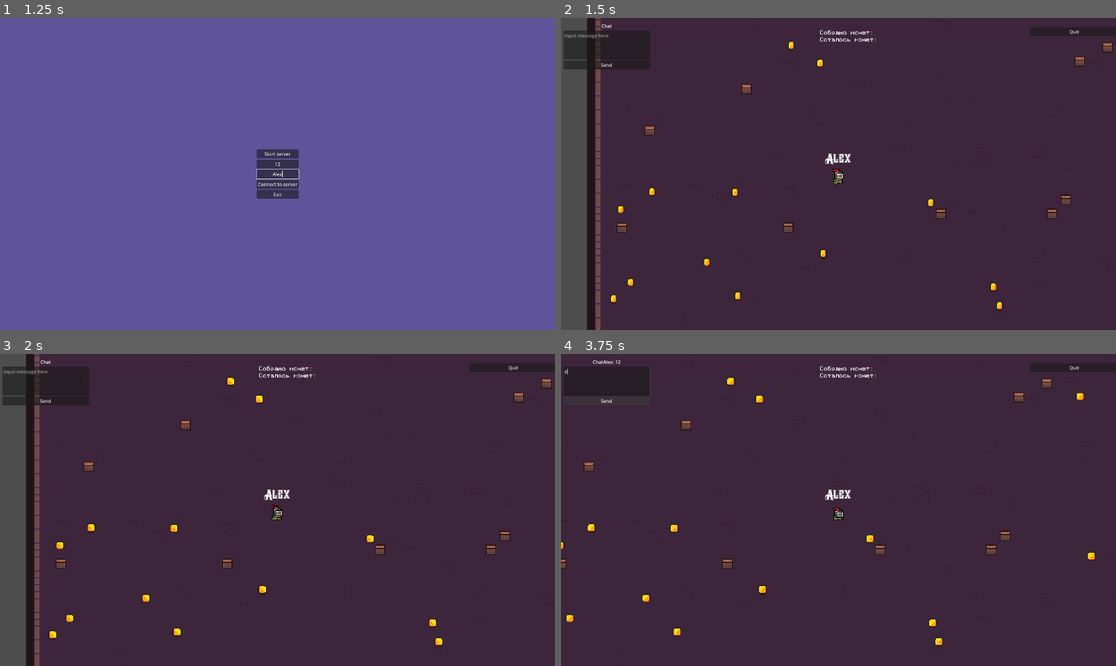
Above: before the commit, frames 1-4 (two rows, left to right).
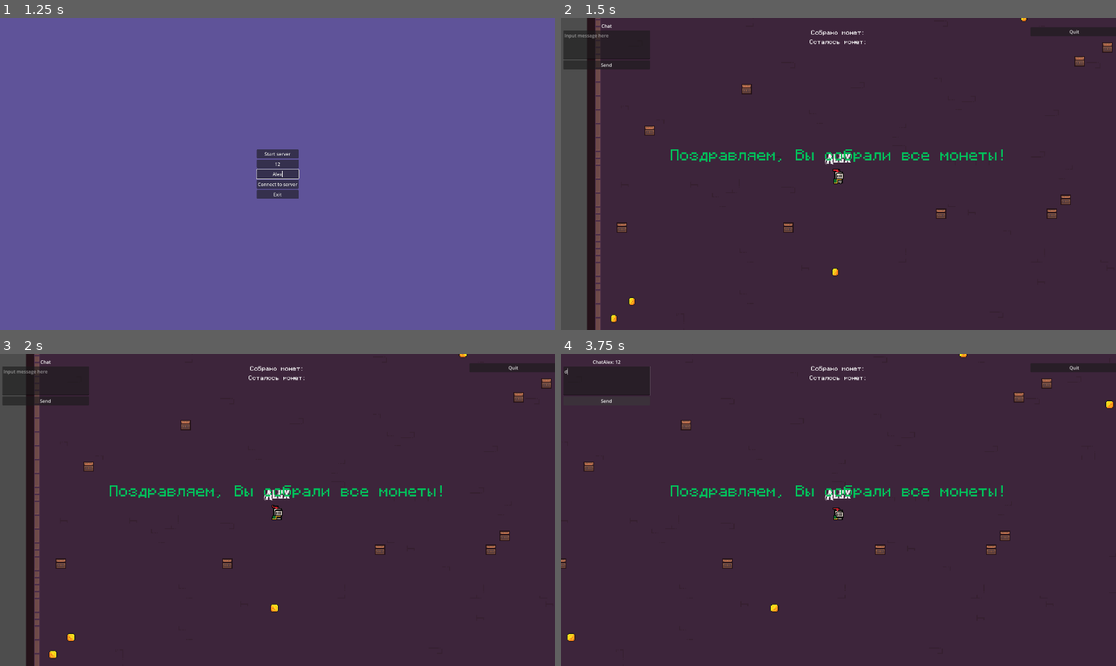
Above: after the commit, the same moments.

Repository: alnikyur/net_sandbox
Game: Godot game, scene res://scenes/ui/main_ui.tscn
Same seed, same stepped clock (60 frames per second), same inputs: the game is played once before the commit and once after it. Sound files missing from this copy of the repository are replaced by a short silence.
Inputs (mouse positions are in pixels of both pictures, inside the frame that each line leads up to):
- Up to frame 1 (1.25 s): click (277, 164) at 0.52 s; type "12" at 0.6 s; click (277, 174) at 0.75 s; type "Alex" at 0.83 s
- Up to frame 2 (1.5 s): click "Start server" at 1.25 s
- Up to frame 3 (2 s): no input
- Up to frame 4 (3.75 s): click (605, 382) at 2.02 s; type "12" at 2.1 s; click "Send" at 2.75 s; tap Enter (ui_accept) at 3.5 s; hold Up (ui_up) from 3.53 s (still down); hold D (D) from 3.53 s (still down)

Frame 1 is identical in both runs. In frame 2, 1.4% of the frame differs, in the area x 8-84%, y 0-98%; in frame 3, 1.6%; in frame 4, 1.6%, in the area x 0-100%, y 0-94%.

Commit message:
Add message all coins are picked

Diff:
--- a/scenes/lobby/lobby.gd
+++ b/scenes/lobby/lobby.gd
@@ -1,8 +1,8 @@
 extends Node2D
 
 @export var coin_scene: PackedScene
-@export var num_coins: int = 100 # Количество монеток
-@export var field_size: Vector2 = Vector2(1800, 1000) # Размер поля
+@export var num_coins: int = 10 # Количество монеток
+@export var field_size: Vector2 = Vector2(1900, 1050) # Размер поля
 
 
 @export var player_scene: PackedScene # Сцена игрока
@@ -183,19 +183,45 @@
 	if not multiplayer.is_server():
 		return  # Монеты создаются только на сервере
 
+	var space_state = get_world_2d().direct_space_state
+	var max_attempts = 10  # Количество попыток поиска свободного места
+
 	for i in range(num_coins):
+		var spawn_position = Vector2.ZERO
+		var attempts = 0
+
+		while attempts < max_attempts:
+			# Генерируем случайную позицию
+			var random_x = randf() * field_size.x
+			var random_y = randf() * field_size.y
+			spawn_position = Vector2(random_x, random_y)
+
+			# Проверяем коллизию в этом месте
+			var query = PhysicsShapeQueryParameters2D.new()
+			query.shape = CircleShape2D.new()
+			query.shape.radius = 8  # Радиус монеты
+			query.transform = Transform2D(0, spawn_position)
+
+			var result = space_state.intersect_shape(query)
+
+			# Если результат пуст, значит, место свободно
+			if result.is_empty():
+				break
+
+			attempts += 1
+
+		# Если удалось найти свободное место, создаем монету
 		var coin = coin_scene.instantiate()
-		var random_x = randf() * field_size.x
-		var random_y = randf() * field_size.y
-		coin.position = Vector2(random_x, random_y)
-
-		# 📌 Передаем монету игроку при подборе
+		coin.position = spawn_position
+
+		# Подключаем сигнал, чтобы сервер мог обработать сбор монеты
 		coin.connect("coin_picked", Callable(self, "_on_coin_picked"))
 
 		add_child(coin)
 		coins.append(coin)
 
 		rpc("spawn_coin", coin.position)
+
 
 
 @rpc("authority", "reliable")
@@ -262,6 +288,11 @@
 	rpc("update_player_score", player_id, player_scores[player_id])
 	rpc("update_coin_count", num_coins)
 
+	# Проверяем, все ли монеты собраны
+	if num_coins == 0:
+		display_message("Все монеты собраны!")
+		rpc("display_message", "Все монеты собраны!")  # Сообщение всем игрокам
+
 	# Обновляем UI на сервере
 	_update_local_ui()
 
@@ -273,6 +304,17 @@
 	if coin:
 		coins.erase(coin)
 		coin.queue_free()
+
+@rpc("any_peer", "reliable")
+func display_message(text: String):
+	print("📢", text)  # Вывод в консоль (для отладки)
+
+	# Проверяем, есть ли UI элемент для отображения сообщений
+	if has_node("CanvasLayer/MessageLabel"):
+		var message_label = get_node("CanvasLayer/MessageLabel")
+		message_label.text = text
+		message_label.visible = true  # Показываем сообщение
+
 
 @rpc("authority", "reliable")
 func remove_coin(coin_node: NodePath):
--- a/scenes/lobby/lobby.tscn
+++ b/scenes/lobby/lobby.tscn
@@ -1378,23 +1378,29 @@
 
 [node name="CoinLabel" type="Label" parent="CanvasLayer"]
 texture_filter = 1
-offset_left = 896.0
+anchors_preset = 10
+anchor_right = 1.0
 offset_top = 40.0
-offset_right = 1024.0
-offset_bottom = 64.0
+offset_bottom = 61.0
+grow_horizontal = 2
 theme_override_fonts/font = ExtResource("8_kgjnn")
 theme_override_font_sizes/font_size = 20
 text = "Собрано монет:"
+horizontal_alignment = 1
+vertical_alignment = 1
 
 [node name="CoinLast" type="Label" parent="CanvasLayer"]
 texture_filter = 1
-offset_left = 896.0
-offset_top = 64.0
-offset_right = 1030.0
-offset_bottom = 88.0
+anchors_preset = 10
+anchor_right = 1.0
+offset_top = 72.0
+offset_bottom = 93.0
+grow_horizontal = 2
 theme_override_fonts/font = ExtResource("8_kgjnn")
 theme_override_font_sizes/font_size = 20
 text = "Осталось монет:"
+horizontal_alignment = 1
+vertical_alignment = 1
 
 [node name="ExitGame" type="Button" parent="CanvasLayer"]
 offset_left = 1624.0
@@ -1403,6 +1409,26 @@
 offset_bottom = 63.0
 text = "Quit"
 
+[node name="MessageLabel" type="Label" parent="CanvasLayer"]
+modulate = Color(0, 0.760784, 0.356863, 1)
+texture_filter = 1
+anchors_preset = 8
+anchor_left = 0.5
+anchor_top = 0.5
+anchor_right = 0.5
+anchor_bottom = 0.5
+offset_left = -576.0
+offset_top = -92.0
+offset_right = 579.0
+offset_bottom = -41.0
+grow_horizontal = 2
+grow_vertical = 2
+theme_override_fonts/font = ExtResource("8_kgjnn")
+theme_override_font_sizes/font_size = 50
+text = "Поздравляем, Вы собрали все монеты!"
+horizontal_alignment = 1
+vertical_alignment = 1
+
 [connection signal="pressed" from="ChatUI/VBoxContainer/SendButton" to="ChatUI" method="_on_send_button_pressed"]
 [connection signal="finished" from="AudioPlayer" to="." method="_on_audio_player_finished"]
 [connection signal="pressed" from="CanvasLayer/ExitGame" to="." method="_on_exit_game_pressed"]
